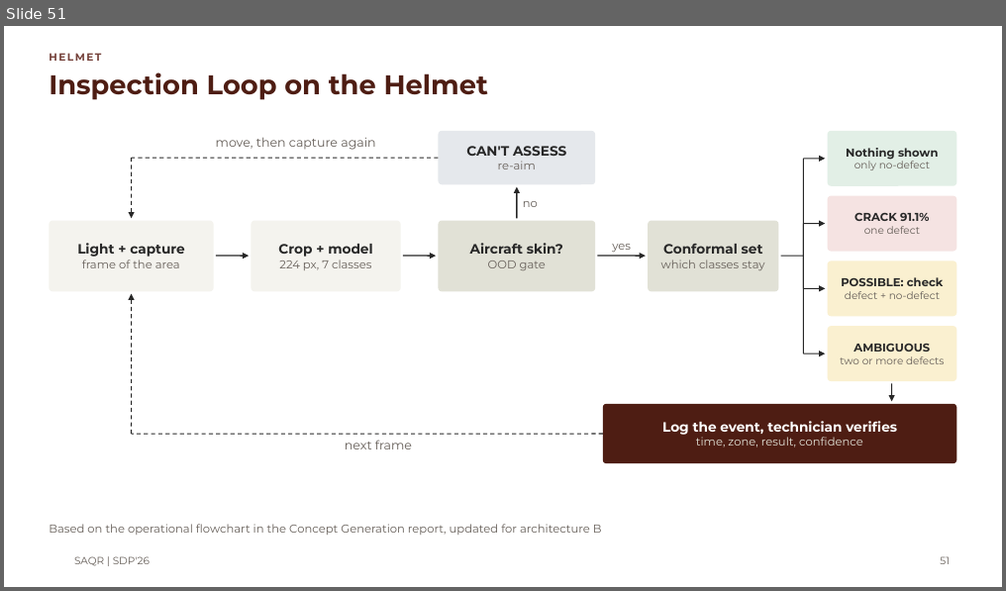
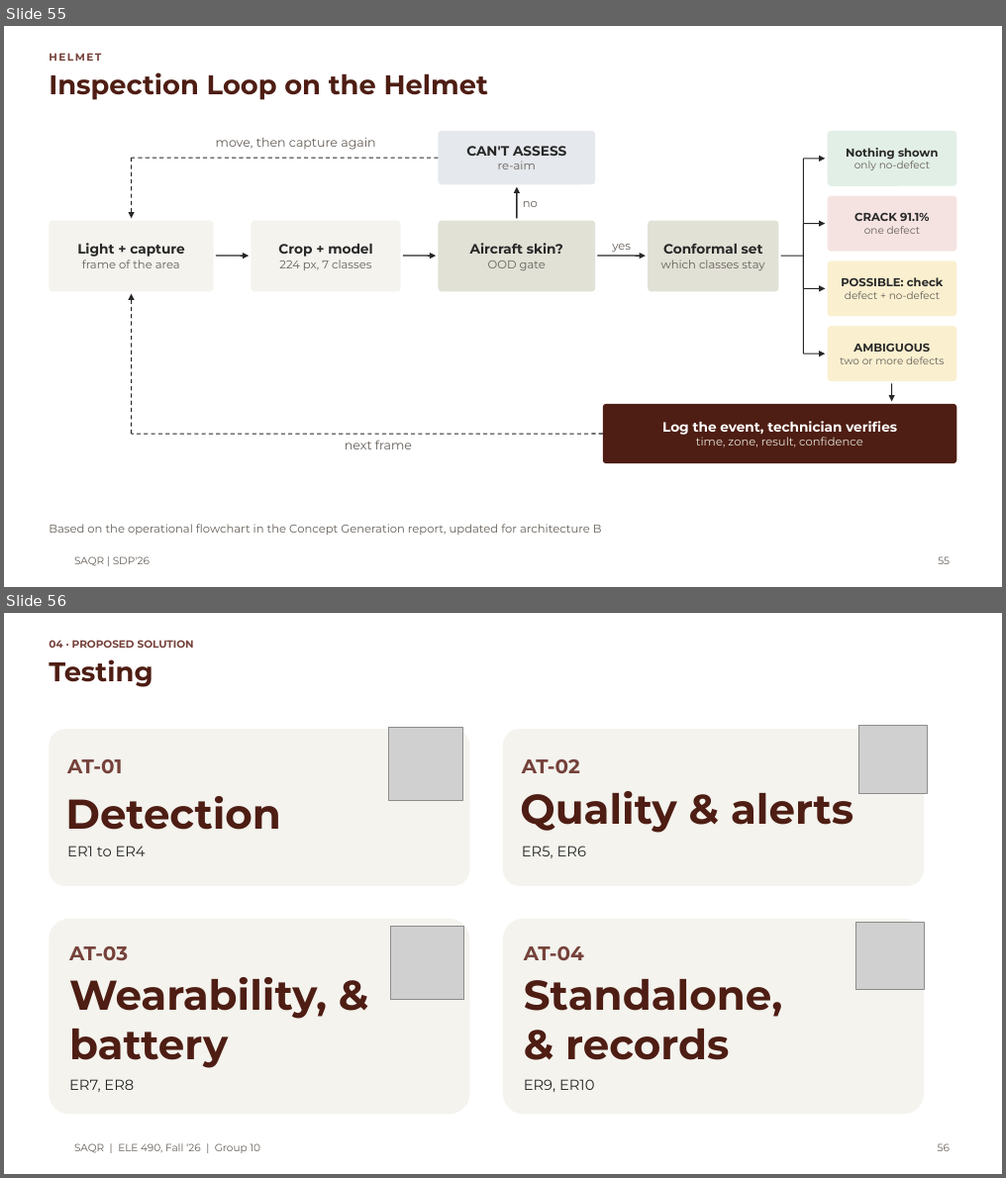
Before and after one commit to MASAR-AUS/SAQR, a slide deck: SAQR CMP490 Presentation.pptx. Shown one above the other, each under a label of ours: slide 51 before the commit, slides 55 and 56 after it. The pictures are 1006x591 and 1006x1178 pixels, drawn with LibreOffice and Linux fonts; fonts in the diff are those of the drawing; grey boxes stand for pictures; background and template pictures are left out. Boxes give left, top, right and bottom in pixels: in the first picture for what was removed or moved away, otherwise in the second. Text is boxed around its words. In the diff, an @@ line names an element or a change of style, - is before the commit and + after.

Commit message:
Hardware Section Changes
-Addition of marketing and engineering req's
-Concept table
-System architecture
-cad
-testing

```diff
--- a/SAQR CMP490 Presentation.pptx
+++ b/SAQR CMP490 Presentation.pptx
@@ slide 56 added at (4,613,1002,1174), background #FFFFFF @@
@@ text added at (49,640,194,648), 10 pt, text #75413A, bold @@
+04 · PROPOSED SOLUTION
@@ title added at (49,660,152,687), 26 pt, text #4E1D13, bold @@
+Testing
@@ rounded rectangle added at (49,729,469,886), fill #F4F3EE @@
@@ picture added at (389,727,462,800) @@
@@ rounded rectangle added at (503,729,924,886), fill #F4F3EE @@
@@ picture added at (859,725,927,793) @@
@@ text added at (67,760,122,773), 19 pt, text #75413A, bold @@
+AT-01
@@ text added at (522,760,580,773), 19 pt, text #75413A, bold @@
+AT-02
@@ text added at (65,796,281,830), 40 pt, text #4E1D13, bold @@
+Detection
@@ text added at (520,791,853,833), 40 pt, text #4E1D13, bold @@
+Quality & alerts
@@ text added at (67,846,146,857), 14 pt, text #272727 @@
+ER1 to ER4
@@ text added at (522,846,586,859), 14 pt, text #272727 @@
+ER5, ER6
@@ rounded rectangle added at (49,919,469,1114), fill #F4F3EE @@
@@ picture added at (390,927,463,1000) @@
@@ rounded rectangle added at (503,919,924,1114), fill #F4F3EE @@
@@ picture added at (856,922,924,990) @@
@@ text added at (69,947,128,960), 19 pt, text #75413A, bold @@
+AT-03
@@ text added at (524,947,584,960), 19 pt, text #75413A, bold @@
+AT-04
@@ text added at (69,977,327,1068), 40 pt, text #4E1D13, bold @@
+Wearability, & battery
@@ text added at (524,979,783,1060), 40 pt, text #4E1D13, bold @@
+Standalone, & records
@@ text added at (69,1079,134,1092), 14 pt, text #272727 @@
+ER7, ER8
@@ text added at (524,1079,595,1092), 14 pt, text #272727 @@
+ER9, ER10
@@ text added at (74,1144,260,1154), 10 pt, text #665F59 @@
+SAQR | ELE 490, Fall ‘26 | Group 10
@@ page number added at (938,1144,949,1152), 10 pt, text #665F59 @@
+56
@@ what was slide 51 is now slide 55 @@
@@ page number at (938,557,949,565): text changed @@
-51
+55
```
Also in this commit, not shown: 1 slide changed, 5 other slides added.
